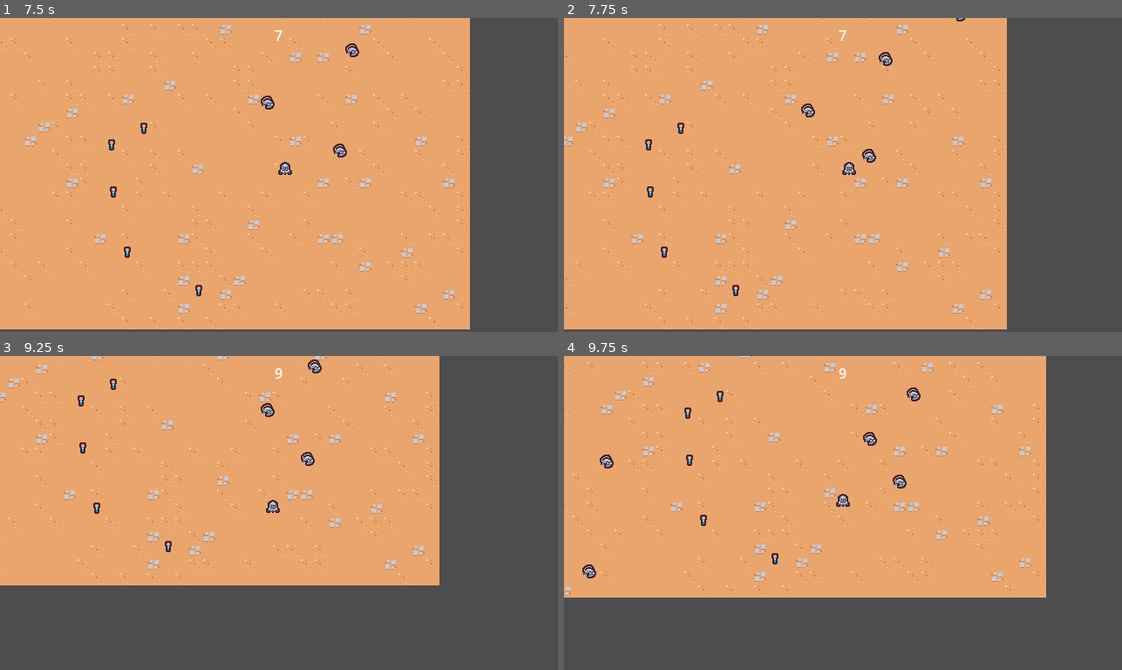
Above: before the commit, frames 1-4 (two rows, left to right).
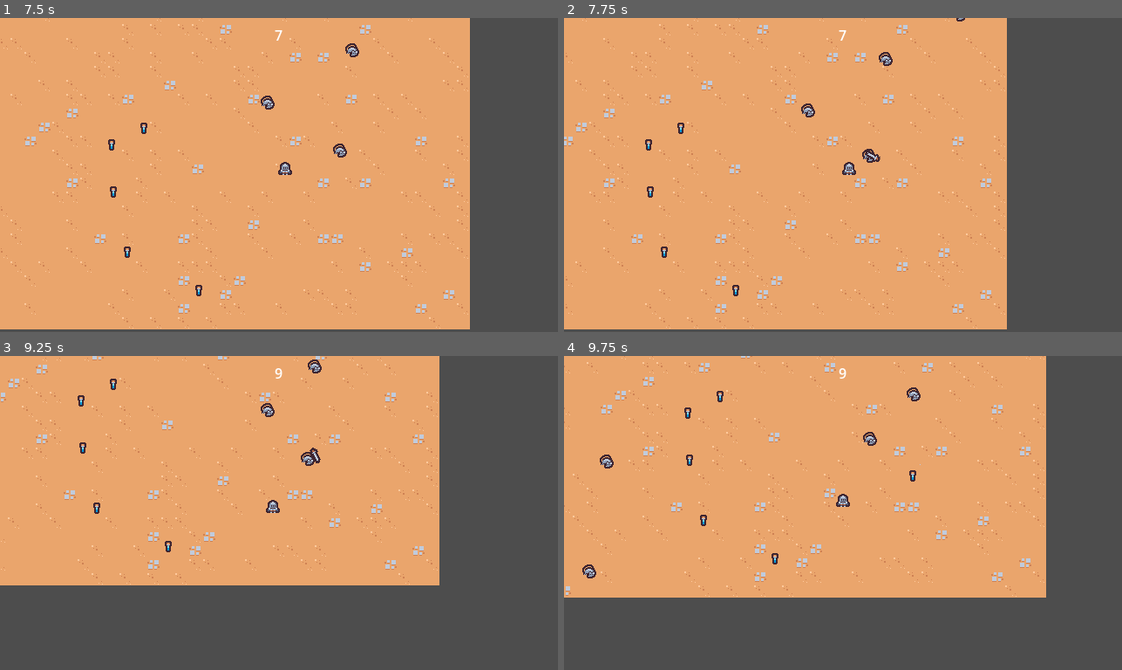
Above: after the commit, the same moments.

Repository: SugarF0x/2D-survivor-course
Game: Godot game, scene res://scenes/main/main.tscn
Same seed, same stepped clock (60 frames per second), same inputs: the game is played once before the commit and once after it.
Inputs:
- Up to frame 1 (7.5 s): hold D (move_right) 0.53-1.28 s; hold S (move_down) 1.28-2.03 s; hold D (move_right) 2.03-2.78 s; hold W (move_up) 2.78-3.53 s; hold A (move_left) 3.53-5.03 s; hold S (move_down) 5.03-5.78 s; hold D (move_right) 5.78-6.53 s; hold W (move_up) 6.53-7.28 s; hold D (move_right) from 7.28 s (still down)
- Up to frame 2 (7.75 s): keep holding D (move_right)
- Up to frame 3 (9.25 s): release D (move_right) at 8.03 s; hold S (move_down) 8.03-8.78 s; hold A (move_left) from 8.78 s (still down)
- Up to frame 4 (9.75 s): release A (move_left) at 9.53 s; hold W (move_up) from 9.53 s (still down)

Frame 1 is identical in both runs. In frame 2, less than 0.1% of the frame differs, in the area x 54-57%, y 42-46%; in frame 3, less than 0.1%; in frame 4, 0.1%, in the area x 58-64%, y 34-43%.

Commit message:
add hitbox & hurtbox components

Diff:
--- /dev/null
+++ b/scenes/ability/sword_ability/sword_ability.gd
@@ -0,0 +1,4 @@
+extends Node2D
+class_name SwordAbility
+
+@onready var hitbox_component: HitboxComponent = $HitboxComponent
--- a/scenes/ability/sword_ability/sword_ability.tscn
+++ b/scenes/ability/sword_ability/sword_ability.tscn
@@ -1,9 +1,8 @@
-[gd_scene load_steps=6 format=3 uid="uid://orwk7eyottsy"]
+[gd_scene load_steps=8 format=3 uid="uid://orwk7eyottsy"]
 
+[ext_resource type="Script" path="res://scenes/ability/sword_ability/sword_ability.gd" id="1_17kqv"]
 [ext_resource type="Texture2D" uid="uid://bwvbxdagbm3fd" path="res://scenes/ability/sword_ability/sword.png" id="1_osxjj"]
-
-[sub_resource type="RectangleShape2D" id="RectangleShape2D_tyjqd"]
-size = Vector2(30, 30)
+[ext_resource type="PackedScene" uid="uid://dg18b4ugsq274" path="res://scenes/component/hitbox_component.tscn" id="2_v00cv"]
 
 [sub_resource type="Animation" id="Animation_nq6l8"]
 length = 0.001
@@ -34,7 +33,7 @@
 tracks/2/type = "value"
 tracks/2/imported = false
 tracks/2/enabled = true
-tracks/2/path = NodePath("Area2D/CollisionShape2D:disabled")
+tracks/2/path = NodePath("HitboxComponent/CollisionShape2D:disabled")
 tracks/2/interp = 1
 tracks/2/loop_wrap = true
 tracks/2/keys = {
@@ -89,7 +88,7 @@
 tracks/3/type = "value"
 tracks/3/imported = false
 tracks/3/enabled = true
-tracks/3/path = NodePath("Area2D/CollisionShape2D:disabled")
+tracks/3/path = NodePath("HitboxComponent/CollisionShape2D:disabled")
 tracks/3/interp = 1
 tracks/3/loop_wrap = true
 tracks/3/keys = {
@@ -105,16 +104,11 @@
 "swing": SubResource("Animation_34ynl")
 }
 
+[sub_resource type="RectangleShape2D" id="RectangleShape2D_wj48m"]
+size = Vector2(30, 30)
+
 [node name="SwordAbility" type="Node2D"]
-
-[node name="Area2D" type="Area2D" parent="."]
-collision_layer = 4
-collision_mask = 0
-
-[node name="CollisionShape2D" type="CollisionShape2D" parent="Area2D"]
-position = Vector2(15, 2.08165e-12)
-shape = SubResource("RectangleShape2D_tyjqd")
-disabled = true
+script = ExtResource("1_17kqv")
 
 [node name="AnimationPlayer" type="AnimationPlayer" parent="."]
 autoplay = "swing"
@@ -125,3 +119,10 @@
 [node name="Sprite2D" type="Sprite2D" parent="."]
 texture = ExtResource("1_osxjj")
 offset = Vector2(2.08165e-12, -4)
+
+[node name="HitboxComponent" parent="." instance=ExtResource("2_v00cv")]
+
+[node name="CollisionShape2D" type="CollisionShape2D" parent="HitboxComponent"]
+position = Vector2(15, 2.08165e-12)
+shape = SubResource("RectangleShape2D_wj48m")
+disabled = true
--- a/scenes/ability/sword_ability_controller/sword_ability_controller.gd
+++ b/scenes/ability/sword_ability_controller/sword_ability_controller.gd
@@ -1,8 +1,9 @@
 extends Node
 
-const MAX_RANGE = 50
+const MAX_RANGE = 100
 
 @export var sword_ability: PackedScene
+var damage = 5
 
 # Called when the node enters the scene tree for the first time.
 func _ready():
@@ -26,8 +27,11 @@
 		return a_distance < b_distance
 	)
 
-	var sword_instance = sword_ability.instantiate() as Node2D
+	var sword_instance = sword_ability.instantiate() as SwordAbility
 	player.get_parent().add_child(sword_instance)
+
+	sword_instance.hitbox_component.damage = damage
+
 	sword_instance.global_position = enemies[0].global_position
 	sword_instance.global_position += Vector2.RIGHT.rotated(randf_range(0, TAU)) * 4
 
--- /dev/null
+++ b/scenes/component/hitbox_component.gd
@@ -0,0 +1,4 @@
+extends Area2D
+class_name HitboxComponent
+
+var damage = 0
--- /dev/null
+++ b/scenes/component/hitbox_component.tscn
@@ -0,0 +1,8 @@
+[gd_scene load_steps=2 format=3 uid="uid://dg18b4ugsq274"]
+
+[ext_resource type="Script" path="res://scenes/component/hitbox_component.gd" id="1_tjfb0"]
+
+[node name="HitboxComponent" type="Area2D"]
+collision_layer = 4
+collision_mask = 0
+script = ExtResource("1_tjfb0")
--- /dev/null
+++ b/scenes/component/hurtbox_component.gd
@@ -0,0 +1,17 @@
+extends Area2D
+class_name HurtboxComponent
+
+@export var health_component: HealthComponent
+
+
+func _ready():
+	area_entered.connect(on_area_entered)
+
+
+func on_area_entered(area: Area2D):
+	if health_component == null: return
+
+	if not area is HitboxComponent: return
+	var hitbox_component = area as HitboxComponent
+
+	health_component.apply_damage(hitbox_component.damage)
--- /dev/null
+++ b/scenes/component/hurtbox_component.tscn
@@ -0,0 +1,8 @@
+[gd_scene load_steps=2 format=3 uid="uid://b7c4r48s2rjun"]
+
+[ext_resource type="Script" path="res://scenes/component/hurtbox_component.gd" id="1_r7h4k"]
+
+[node name="HurtboxComponent" type="Area2D"]
+collision_layer = 0
+collision_mask = 4
+script = ExtResource("1_r7h4k")
--- a/scenes/game_object/basic_enemy/basic_enemy.gd
+++ b/scenes/game_object/basic_enemy/basic_enemy.gd
@@ -3,11 +3,6 @@
 const MAX_SPEED = 40
 
 @onready var health_component: HealthComponent = $HealthComponent
-
-
-# Called when the node enters the scene tree for the first time.
-func _ready():
-	$Area2D.area_entered.connect(on_area_entered)
 
 
 # Called every frame. 'delta' is the elapsed time since the previous frame.
@@ -22,7 +17,3 @@
 	if player_node != null:
 		return (player_node.global_position - global_position).normalized()
 	return Vector2.ZERO
-
-
-func on_area_entered(other_area: Area2D):
-	health_component.apply_damage(5)
--- a/scenes/game_object/basic_enemy/basic_enemy.tscn
+++ b/scenes/game_object/basic_enemy/basic_enemy.tscn
@@ -1,11 +1,12 @@
-[gd_scene load_steps=7 format=3 uid="uid://d20rfxp85rupu"]
+[gd_scene load_steps=8 format=3 uid="uid://d20rfxp85rupu"]
 
 [ext_resource type="Script" path="res://scenes/game_object/basic_enemy/basic_enemy.gd" id="1_tw24d"]
 [ext_resource type="PackedScene" uid="uid://bn84306o0wkgh" path="res://scenes/component/health_component.tscn" id="2_1jy0h"]
 [ext_resource type="Texture2D" uid="uid://b2pnburqp4nhb" path="res://scenes/game_object/basic_enemy/basic_enemy.png" id="2_b1arm"]
 [ext_resource type="PackedScene" uid="uid://b15lupvd27gsi" path="res://scenes/component/vial_drop_component.tscn" id="2_cukak"]
+[ext_resource type="PackedScene" uid="uid://b7c4r48s2rjun" path="res://scenes/component/hurtbox_component.tscn" id="4_batfw"]
 
-[sub_resource type="CircleShape2D" id="CircleShape2D_f8yml"]
+[sub_resource type="CircleShape2D" id="CircleShape2D_8ylrt"]
 radius = 12.0
 
 [sub_resource type="CircleShape2D" id="CircleShape2D_dqvcy"]
@@ -22,13 +23,12 @@
 
 [node name="HealthComponent" parent="." instance=ExtResource("2_1jy0h")]
 
-[node name="Area2D" type="Area2D" parent="."]
-collision_layer = 0
-collision_mask = 4
+[node name="HurtboxComponent" parent="." node_paths=PackedStringArray("health_component") instance=ExtResource("4_batfw")]
+health_component = NodePath("../HealthComponent")
 
-[node name="CollisionShape2D" type="CollisionShape2D" parent="Area2D"]
+[node name="CollisionShape2D" type="CollisionShape2D" parent="HurtboxComponent"]
 position = Vector2(2.08165e-12, -5)
-shape = SubResource("CircleShape2D_f8yml")
+shape = SubResource("CircleShape2D_8ylrt")
 
 [node name="Sprite2D" type="Sprite2D" parent="."]
 texture = ExtResource("2_b1arm")
--- a/scenes/manager/experience_manager.gd
+++ b/scenes/manager/experience_manager.gd
@@ -9,4 +9,3 @@
 
 func increase_experience(val: float):
 	current_experience += val
-	print(current_experience)
